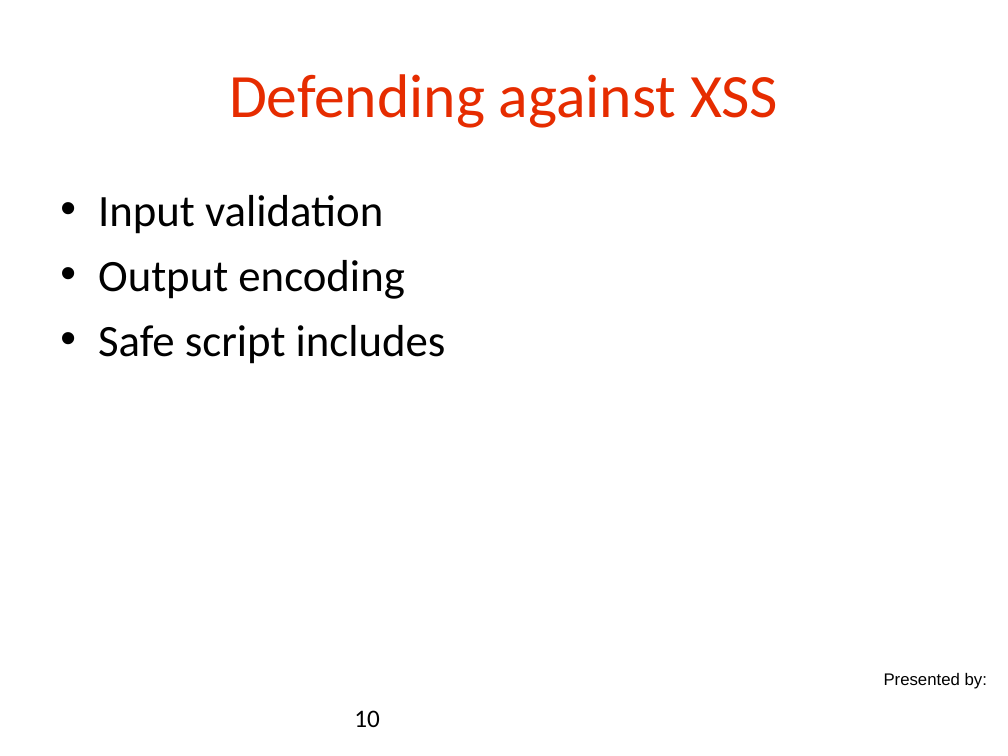
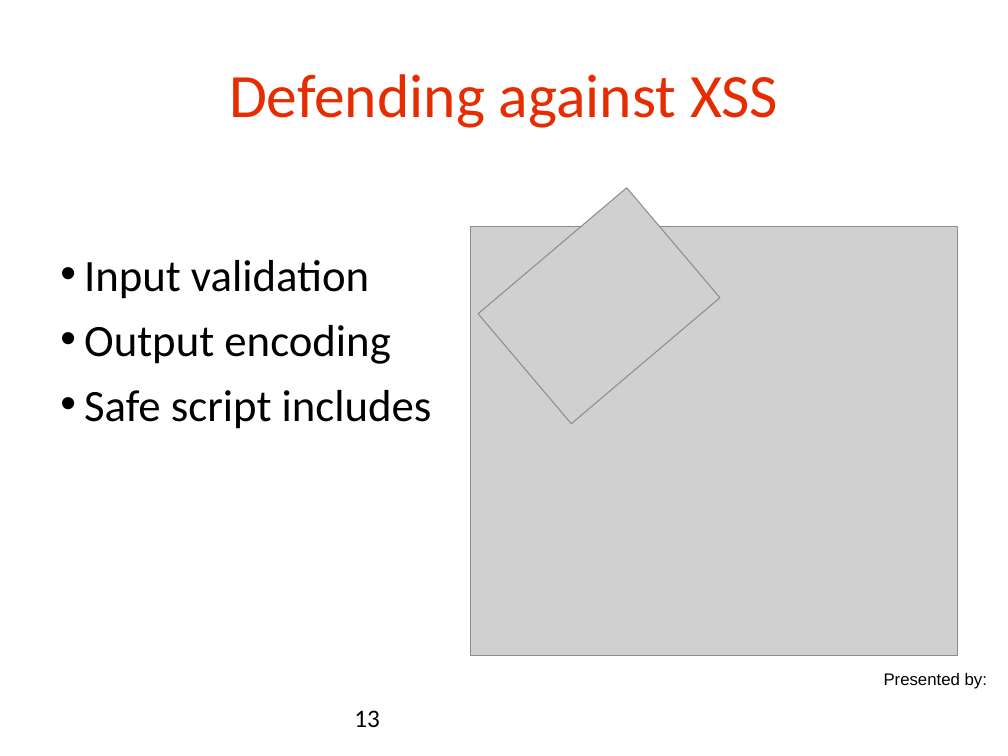
Before and after one commit to danielsomerfield/app-sec-presentation, a slide deck: slide 13 of AppSec Presentation Deck Day 4.ppt (slide 10 before the commit). Drawn at 1008x756 pixels with LibreOffice and Linux fonts; fonts in the diff are those of the drawing; grey boxes stand for pictures; background and template pictures are left out. Boxes give left, top, right and bottom in pixels: in the first picture for what was removed or moved away, otherwise in the second. Text is boxed around its words. In the diff, an @@ line names an element or a change of style, - is before the commit and + after.

```diff
--- a/AppSec Presentation Deck Day 4.ppt
+++ b/AppSec Presentation Deck Day 4.ppt
@@ text "Input validation" at [84, 260, 432, 429]: indent changed @@
@@ picture added at [478, 188, 720, 424] @@
@@ picture added at [471, 227, 958, 655] @@
@@ page number at [354, 710, 380, 727]: text changed @@
-10
+13
```
Also in this commit, not shown: 4 other slides changed, 3 slides added, 4 other files.
